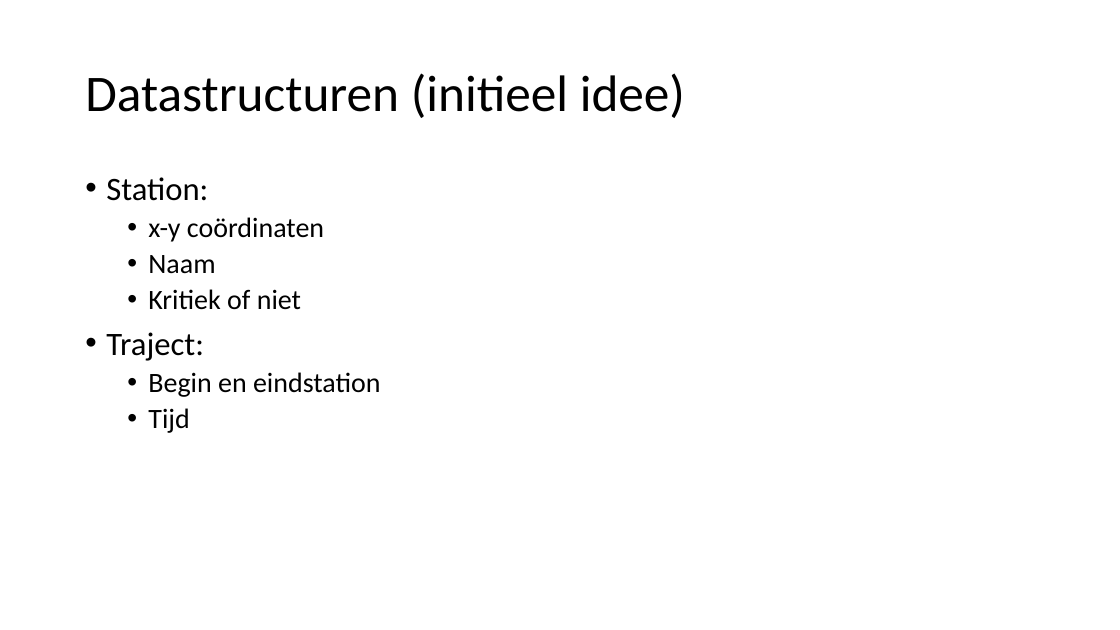
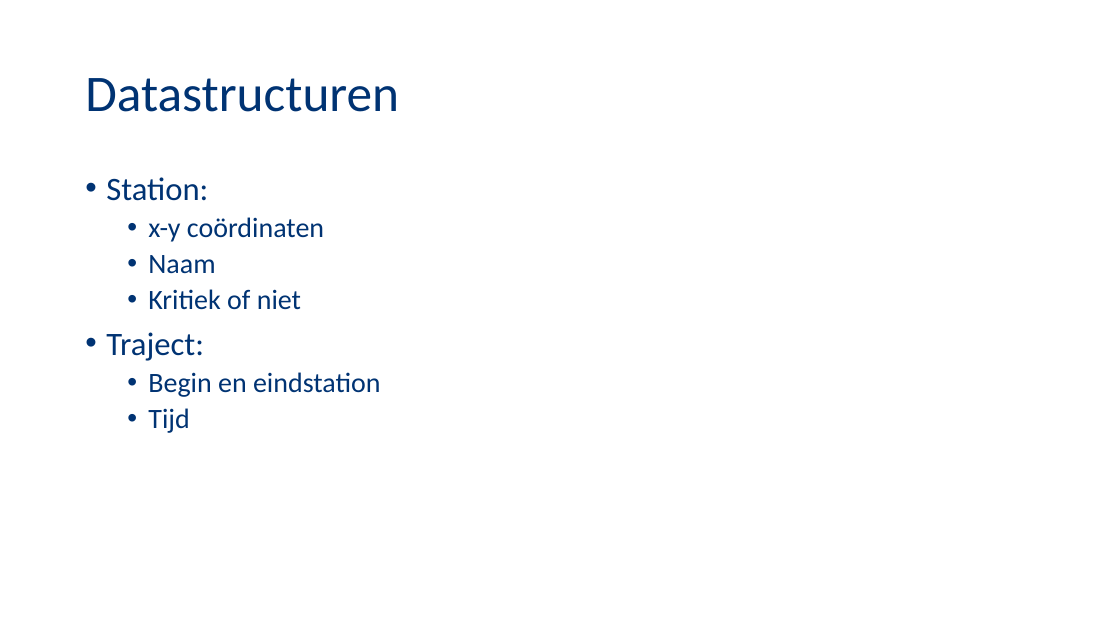
Before and after one commit to NegativeNancy/Team_Arjan, a slide deck: slide 7 of Presentaties/Presentatie1.pptx (slide 6 before the commit). Drawn at 1120x630 pixels with LibreOffice and Linux fonts; fonts in the diff are those of the drawing; background and template pictures are left out. Boxes give left, top, right and bottom in pixels: in the first picture for what was removed or moved away, otherwise in the second. Text is boxed around its words. In the diff, an @@ line names an element or a change of style, - is before the commit and + after.

```diff
--- a/Presentaties/Presentatie1.pptx
+++ b/Presentaties/Presentatie1.pptx
@@ title at [85, 78, 399, 112]: text changed; text colour #000000 to #003373 @@
-Datastructuren (initieel idee)
+Datastructuren
@@ text "Station:" at [106, 177, 381, 433]: text colour #000000 to #003373 @@
```
Also in this commit, not shown: 3 other slides changed, 3 slides added, 1 slide removed, 1 other file.
